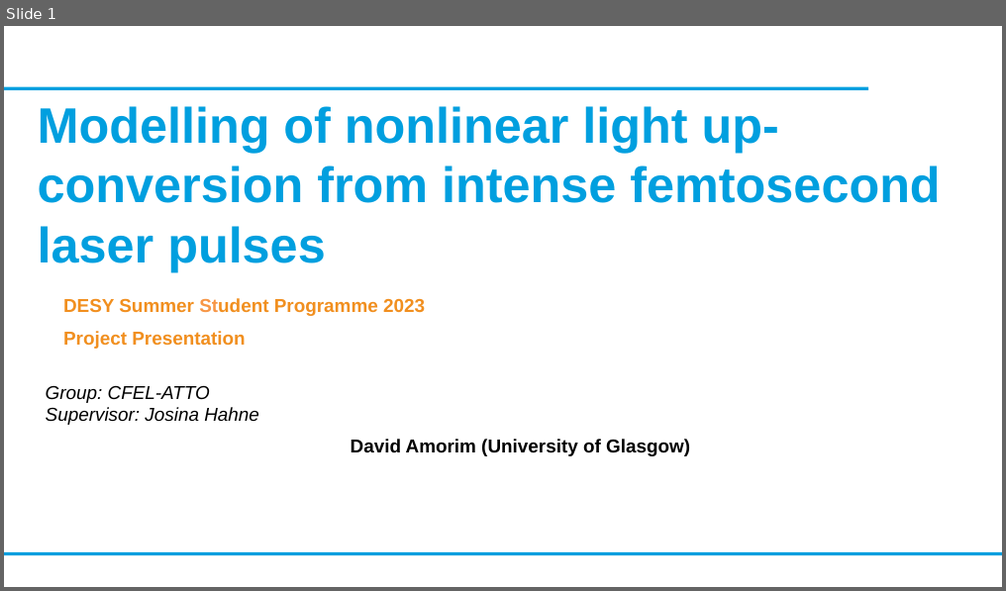
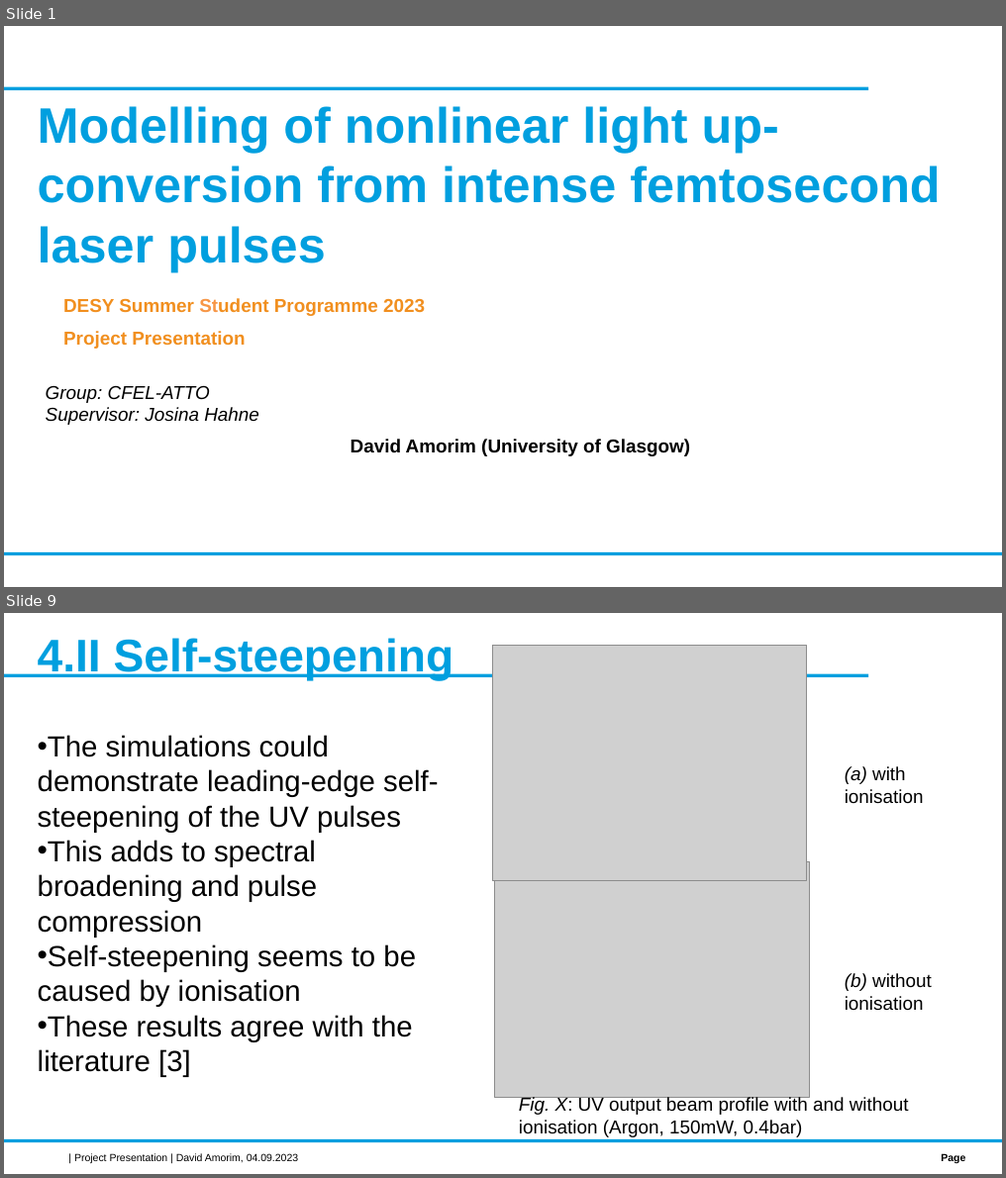
Before and after one commit to david-f-amorim/Simulating-THG-of-few-femtosecond-pulses-in-a-noble-gas-, a slide deck: presentations/DESY - Final Presentation.pptx. Shown one above the other, each under a label of ours: slide 1 before the commit, slides 1 and 9 after it; the slides between them are not shown. The pictures are 1006x591 and 1006x1178 pixels, drawn with LibreOffice and Linux fonts; fonts in the diff are those of the drawing; grey boxes stand for pictures; background and template pictures are left out. Boxes give left, top, right and bottom in pixels: in the first picture for what was removed or moved away, otherwise in the second. Text is boxed around its words. In the diff, an @@ line names an element or a change of style, - is before the commit and + after.

```diff
--- a/presentations/DESY - Final Presentation.pptx
+++ b/presentations/DESY - Final Presentation.pptx
@@ slide 9 added at box(4, 613, 1002, 1174), background #FFFFFF; not listed: 2 template elements that a slide beside it also shows @@
@@ title added at box(38, 638, 454, 681), 44 pt, text #009FDF, bold @@
+4.II Self-steepening
@@ picture added at box(492, 646, 807, 881) @@
@@ text added at box(38, 735, 438, 1077), 28 pt, text #000000 @@
+• The simulations could demonstrate leading-edge self-steepening of the UV pulses
+• This adds to spectral broadening and pulse compression
+• Self-steepening seems to be caused by ionisation
+• These results agree with the literature [3]
@@ text added at box(845, 766, 924, 804), 18 pt, text #000000 @@
+(a) with ionisation
@@ picture added at box(494, 862, 809, 1098) @@
@@ text added at box(845, 973, 932, 1011), 18 pt, text #000000 @@
+(b) without ionisation
@@ text added at box(519, 1096, 909, 1138), 18 pt, text #000000 @@
+Fig. X: UV output beam profile with and without ionisation (Argon, 150mW, 0.4bar)
@@ text added at box(74, 1154, 298, 1163), 10 pt, text #000000 @@
+| Project Presentation | David Amorim, 04.09.2023
@@ text added at box(941, 1154, 965, 1163), 10 pt, text #000000, bold @@
+Page
```
Also in this commit, not shown: 6 slides changed, 7 other slides added, 53 other files.
